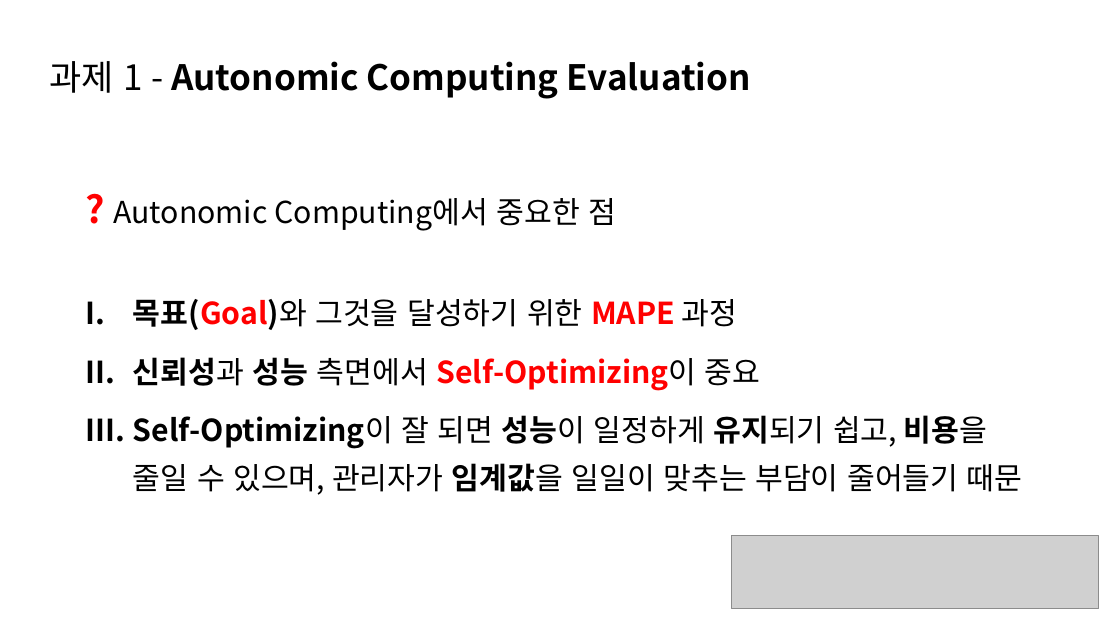
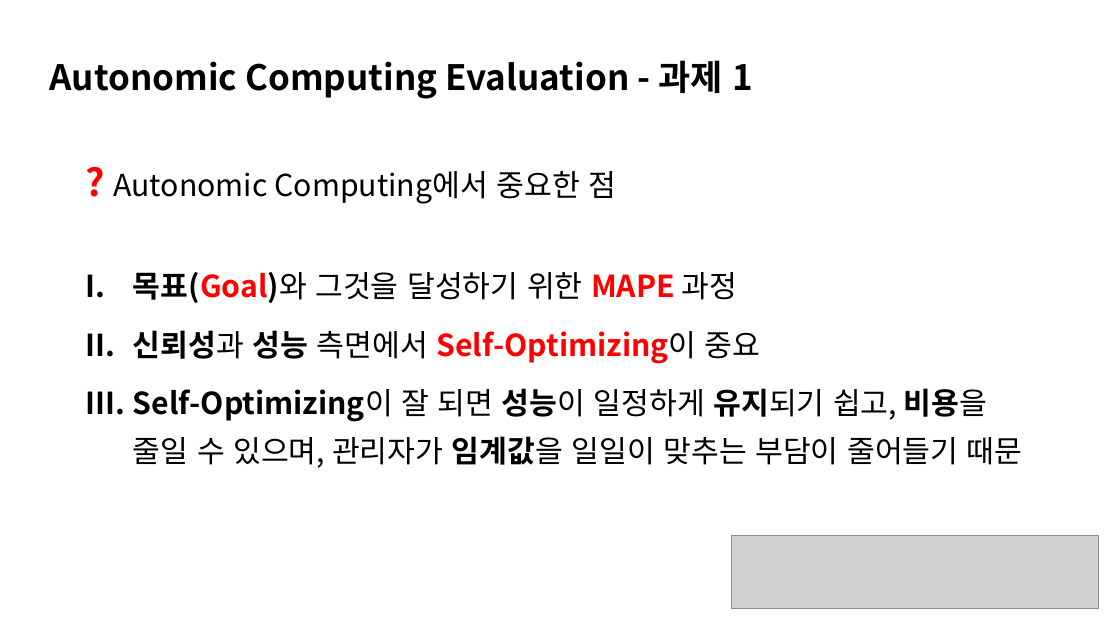
Before and after one commit to TUK-pedestrianSafety/document, a slide deck: slide 8 of ppt/소프트웨어 응용설계 발표자료.pptx. Drawn at 1120x630 pixels with LibreOffice and Linux fonts; fonts in the diff are those of the drawing; grey boxes stand for pictures. Boxes give left, top, right and bottom in pixels: in the first picture for what was removed or moved away, otherwise in the second. Text is boxed around its words. In the diff, an @@ line names an element or a change of style, - is before the commit and + after.

```diff
--- a/ppt/소프트웨어 응용설계 발표자료.pptx
+++ b/ppt/소프트웨어 응용설계 발표자료.pptx
@@ text at (x1=50, y1=60, x2=754, y2=99): text changed @@
-과제 1 - Autonomic Computing Evaluation
+Autonomic Computing Evaluation - 과제 1
@@ text "? Autonomic Computing에서 중요한 점" moved from (x1=113, y1=198, x2=1023, y2=495) to (x1=113, y1=171, x2=1023, y2=468) @@
```
Also in this commit, not shown: 18 other slides changed, 10 slides added, 8 slides removed.
